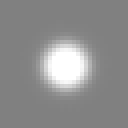
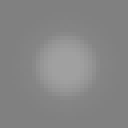
Revision of a layered 128 x 128 image; what changed, layer by layer:
painted on "Ellipse 1" over [24, 20, 112, 112]
